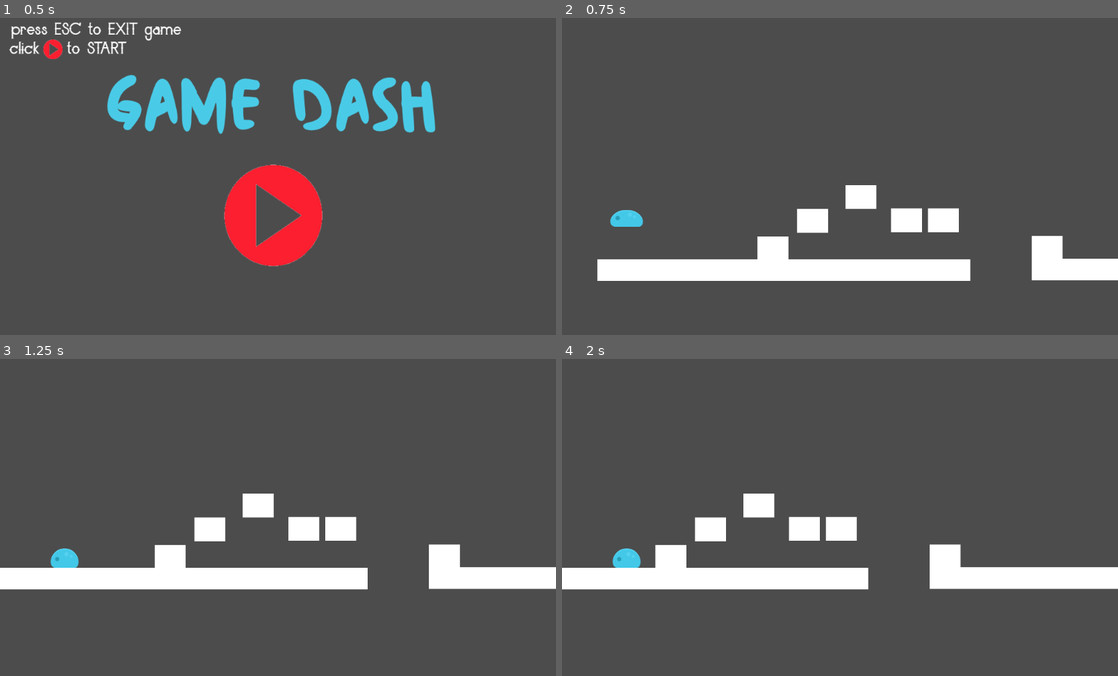
Above: before the commit, frames 1-4 (two rows, left to right).
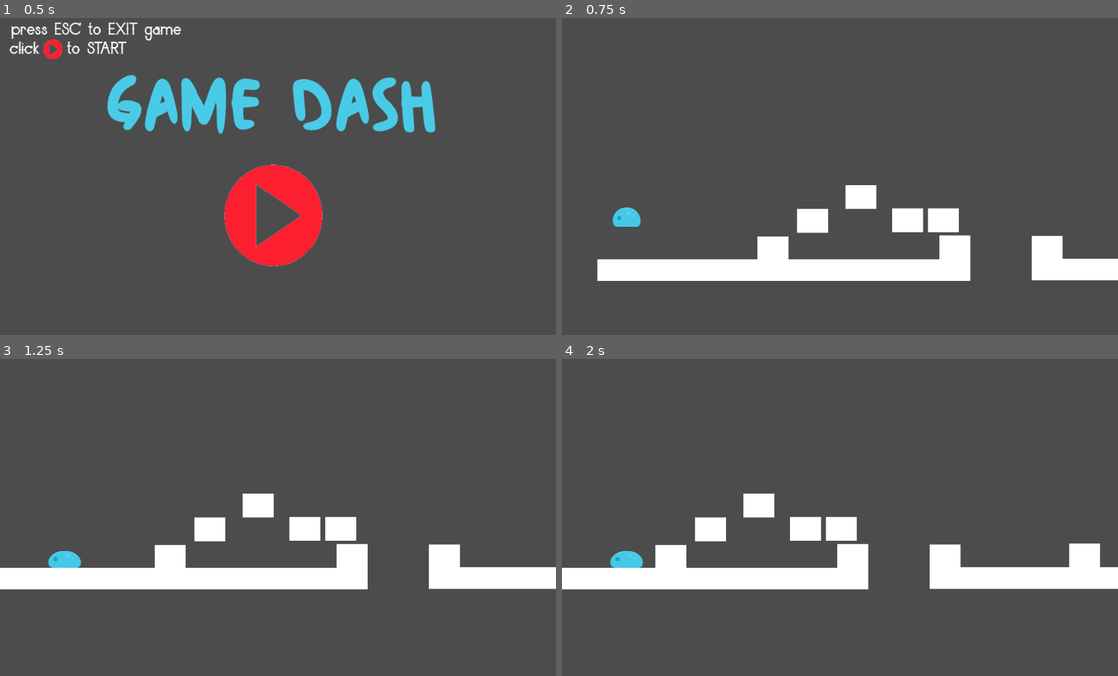
Above: after the commit, the same moments.

Repository: tescudec/prova1
Game: Godot game, scene res://EscenaMenu.tscn
Same seed, same stepped clock (60 frames per second), same inputs: the game is played once before the commit and once after it.
Inputs (mouse positions are in pixels of both pictures, inside the frame that each line leads up to):
- Up to frame 1 (0.5 s): no input
- Up to frame 2 (0.75 s): click (840, 173) at 0.5 s
- Up to frame 3 (1.25 s): no input
- Up to frame 4 (2 s): move the mouse to (962, 498) at 1.27 s; hold Up (mou amunt) from 1.28 s (still down)

Frame 1 is identical in both runs. In frame 2, 0.5% of the frame differs, in the area x 8-74%, y 59-77%; in frame 3, 0.5%; in frame 4, 1.0%, in the area x 8-97%, y 49-66%.

Commit message:
afegit complexitat i detalls

Diff:
--- a/2a.tscn
+++ b/2a.tscn
@@ -1,15 +1,28 @@
-[gd_scene load_steps=5 format=2]
+[gd_scene load_steps=10 format=2]
 
 [ext_resource path="res://KineBody.tscn" type="PackedScene" id=1]
+[ext_resource path="res://KinematicBody2Dfinal.gd" type="Script" id=2]
 
 [sub_resource type="RectangleShape2D" id=1]
-extents = Vector2( 347.625, 20.625 )
+extents = Vector2( 444.25, 20.625 )
 
 [sub_resource type="RectangleShape2D" id=2]
 extents = Vector2( 28.25, 21.75 )
 
+[sub_resource type="RectangleShape2D" id=4]
+extents = Vector2( 112.375, 20.5 )
+
+[sub_resource type="RectangleShape2D" id=5]
+extents = Vector2( 78, 20.5 )
+
+[sub_resource type="RectangleShape2D" id=7]
+extents = Vector2( 10, 17.5 )
+
 [sub_resource type="RectangleShape2D" id=3]
 extents = Vector2( 234.341, 9.49908 )
+
+[sub_resource type="RectangleShape2D" id=6]
+extents = Vector2( 54, 12.25 )
 
 [node name="Node2D" type="Node2D"]
 
@@ -28,13 +41,13 @@
 }
 
 [node name="ColorRect" type="ColorRect" parent="Terra2"]
-margin_left = -32.0
+margin_left = -228.0
 margin_top = 314.0
 margin_right = 663.0
 margin_bottom = 354.0
 
 [node name="CollisionShape2D" type="CollisionShape2D" parent="Terra2"]
-position = Vector2( 315.375, 335 )
+position = Vector2( 217.5, 335 )
 shape = SubResource( 1 )
 
 [node name="Terra4" type="StaticBody2D" parent="."]
@@ -133,7 +146,7 @@
 shape = SubResource( 2 )
 
 [node name="Terra9" type="StaticBody2D" parent="."]
-position = Vector2( -252, 57 )
+position = Vector2( -331, 13 )
 __meta__ = {
 "_edit_group_": true
 }
@@ -152,27 +165,69 @@
 shape = SubResource( 2 )
 
 [node name="Terra3" type="StaticBody2D" parent="."]
-position = Vector2( 833, 159 )
-__meta__ = {
-"_edit_group_": true
-}
+position = Vector2( 830, 163 )
 
 [node name="ColorRect" type="ColorRect" parent="Terra3"]
-margin_left = -31.0
-margin_top = 314.0
-margin_right = 663.0
-margin_bottom = 354.0
+margin_left = -28.0
+margin_top = 311.0
+margin_right = 196.0
+margin_bottom = 351.0
+rect_pivot_offset = Vector2( 215, 31 )
+__meta__ = {
+"_edit_group_": true
+}
 
 [node name="CollisionShape2D" type="CollisionShape2D" parent="Terra3"]
-position = Vector2( 316.375, 334.625 )
-shape = SubResource( 1 )
+position = Vector2( 83.625, 331.5 )
+shape = SubResource( 4 )
+__meta__ = {
+"_edit_group_": true
+}
+
+[node name="CollisionShape2D2" type="CollisionShape2D" parent="Terra3"]
+position = Vector2( 355, 331.5 )
+shape = SubResource( 5 )
+__meta__ = {
+"_edit_group_": true
+}
+
+[node name="ColorRect2" type="ColorRect" parent="Terra3"]
+margin_left = 278.0
+margin_top = 311.0
+margin_right = 433.0
+margin_bottom = 351.0
+__meta__ = {
+"_edit_group_": true
+}
+
+[node name="CollisionShape2D3" type="CollisionShape2D" parent="Terra3"]
+position = Vector2( 183, 36 )
+shape = SubResource( 7 )
 
 [node name="Congrats" type="Area2D" parent="."]
 position = Vector2( 2, 59 )
 
 [node name="CollisionShape2D" type="CollisionShape2D" parent="Congrats"]
-position = Vector2( 1025, 175 )
+position = Vector2( 1204, 179 )
 rotation = 1.60994
 shape = SubResource( 3 )
 
+[node name="KinematicBody2D2" type="KinematicBody2D" parent="."]
+motion/sync_to_physics = true
+script = ExtResource( 2 )
+
+[node name="CollisionShape2D" type="CollisionShape2D" parent="KinematicBody2D2"]
+position = Vector2( 1013, 421 )
+rotation = 1.5708
+shape = SubResource( 6 )
+
+[node name="ColorRect" type="ColorRect" parent="KinematicBody2D2/CollisionShape2D"]
+margin_left = -54.0
+margin_top = -13.0
+margin_right = 54.0
+margin_bottom = 12.0
+__meta__ = {
+"_edit_use_anchors_": true
+}
+
 [connection signal="body_entered" from="Congrats" to="KinematicBody2D" method="_on_Congrats_body_entered"]
--- a/KineBody.tscn
+++ b/KineBody.tscn
@@ -13,14 +13,14 @@
 "name": "default",
 "speed": 5.0
 }, {
+"frames": [ ExtResource( 4 ) ],
+"loop": true,
+"name": "caure",
+"speed": 5.0
+}, {
 "frames": [ ExtResource( 1 ), ExtResource( 5 ) ],
 "loop": true,
 "name": "camina",
-"speed": 5.0
-}, {
-"frames": [ ExtResource( 4 ) ],
-"loop": true,
-"name": "caure",
 "speed": 5.0
 } ]
 
@@ -36,7 +36,6 @@
 scale = Vector2( 0.582031, 0.582031 )
 frames = SubResource( 1 )
 animation = "camina"
-frame = 1
 playing = true
 
 [node name="CollisionShape2D" type="CollisionShape2D" parent="."]
--- /dev/null
+++ b/KinematicBody2Dfinal.gd
@@ -0,0 +1,15 @@
+extends KinematicBody2D
+
+
+var velocitat = Vector2.DOWN
+
+
+# Called when the node enters the scene tree for the first time.
+func _ready():
+	velocitat.y = 10
+
+
+func _physics_process(delta):
+	if is_on_floor() or is_on_ceiling():
+		velocitat.y = velocitat.y * -1
+	move_and_slide(velocitat, Vector2.UP)
--- a/Terra.tscn
+++ b/Terra.tscn
@@ -3,13 +3,13 @@
 [ext_resource path="res://KineBody.tscn" type="PackedScene" id=1]
 
 [sub_resource type="RectangleShape2D" id=1]
-extents = Vector2( 349, 19.875 )
+extents = Vector2( 347.5, 19.875 )
 
 [sub_resource type="RectangleShape2D" id=2]
 extents = Vector2( 28.25, 21.75 )
 
 [sub_resource type="RectangleShape2D" id=3]
-extents = Vector2( 21.75, 8.5 )
+extents = Vector2( 21.75, 6.24075 )
 
 [node name="Node2D" type="Node2D"]
 position = Vector2( 1, 1 )
@@ -77,7 +77,7 @@
 shape = SubResource( 2 )
 
 [node name="Terra6" type="StaticBody2D" parent="."]
-position = Vector2( -395, 76 )
+position = Vector2( -393, 76 )
 __meta__ = {
 "_edit_group_": true
 }
@@ -162,15 +162,54 @@
 margin_bottom = 354.0
 
 [node name="CollisionShape2D" type="CollisionShape2D" parent="Terra3"]
-position = Vector2( 325, 334.125 )
+position = Vector2( 323.5, 334.125 )
 shape = SubResource( 1 )
 
 [node name="Portal" type="Area2D" parent="."]
 position = Vector2( -5, 65 )
 
 [node name="CollisionShape2D" type="CollisionShape2D" parent="Portal"]
-position = Vector2( 1017, 385 )
+position = Vector2( 1193, 388 )
 rotation = 1.60994
+scale = Vector2( 1, 1 )
 shape = SubResource( 3 )
 
+[node name="Terra10" type="StaticBody2D" parent="."]
+position = Vector2( -306, 126 )
+__meta__ = {
+"_edit_group_": true
+}
+
+[node name="ColorRect" type="ColorRect" parent="Terra10"]
+margin_left = 938.0
+margin_top = 310.0
+margin_right = 995.0
+margin_bottom = 354.0
+__meta__ = {
+"_edit_group_": true
+}
+
+[node name="CollisionShape2D" type="CollisionShape2D" parent="Terra10"]
+position = Vector2( 965.75, 332.25 )
+shape = SubResource( 2 )
+
+[node name="Terra11" type="StaticBody2D" parent="."]
+position = Vector2( 121, 125 )
+__meta__ = {
+"_edit_group_": true
+}
+
+[node name="ColorRect" type="ColorRect" parent="Terra11"]
+margin_left = 938.0
+margin_top = 310.0
+margin_right = 995.0
+margin_bottom = 354.0
+__meta__ = {
+"_edit_group_": true
+}
+
+[node name="CollisionShape2D" type="CollisionShape2D" parent="Terra11"]
+position = Vector2( 965.75, 332.25 )
+shape = SubResource( 2 )
+
 [connection signal="body_entered" from="Portal" to="KinematicBody2D" method="_on_Portal_body_entered"]
